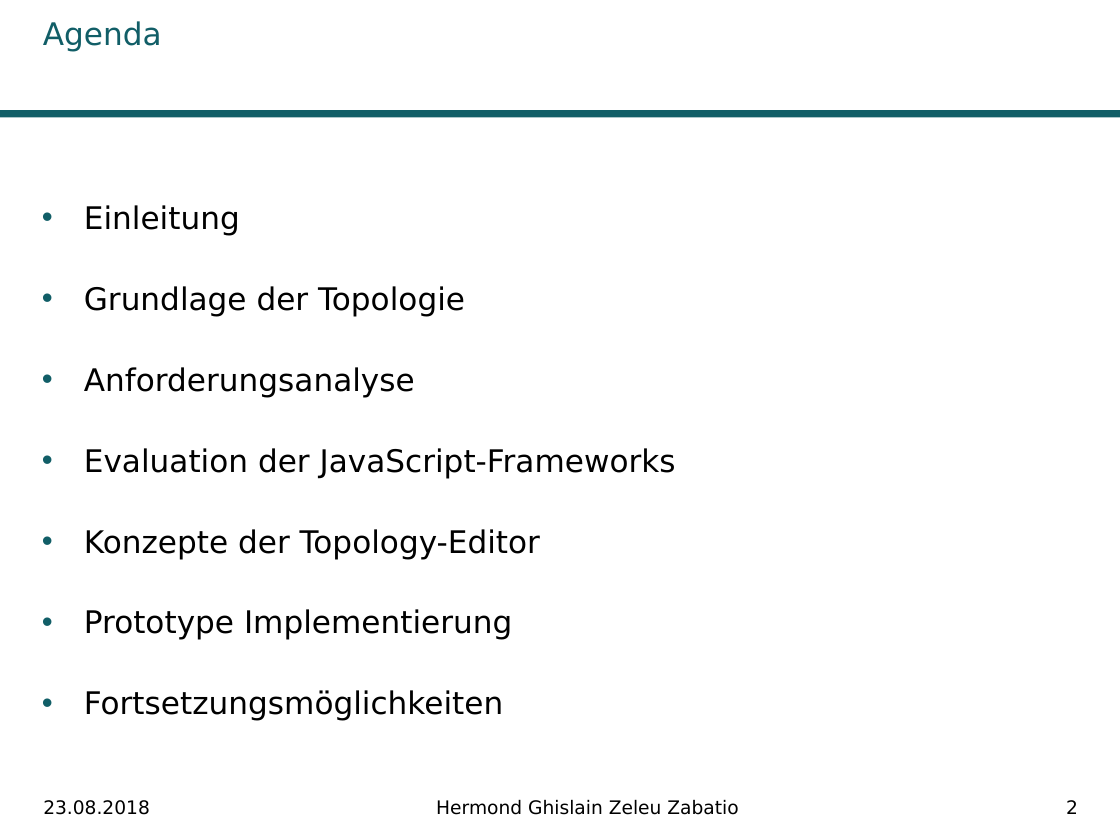
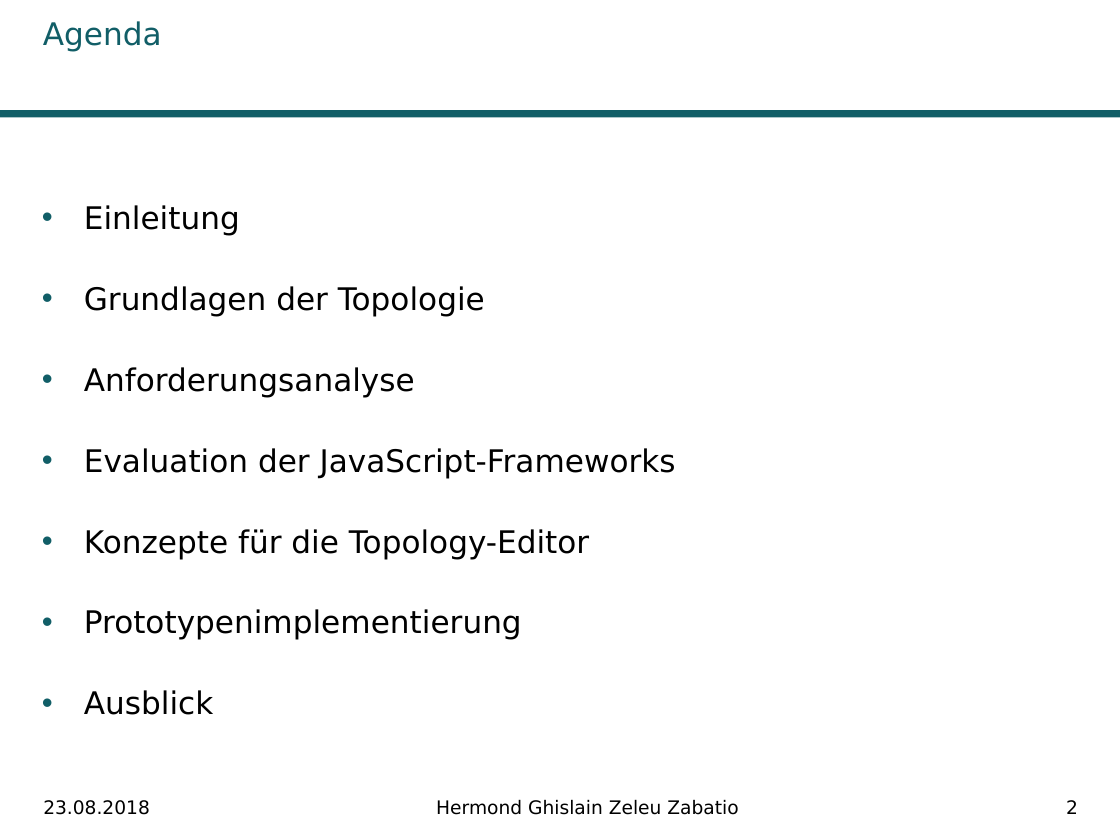
Before and after one commit to Ghislain1/zoe-fb-app, a slide deck: slide 2 of Master-Abschluss.pptx. Drawn at 1120x840 pixels with LibreOffice and Linux fonts; fonts in the diff are those of the drawing; background and template pictures are left out. Boxes give left, top, right and bottom in pixels: in the first picture for what was removed or moved away, otherwise in the second. Text is boxed around its words. In the diff, an @@ line names an element or a change of style, - is before the commit and + after.

```diff
--- a/Master-Abschluss.pptx
+++ b/Master-Abschluss.pptx
@@ text at [84,286,485,316]: text changed @@
-• Grundlage der Topologie
+• Grundlagen der Topologie
@@ text at [84,529,589,715]: text changed @@
-• Konzepte der Topology-Editor
-• Prototype Implementierung
-• Fortsetzungsmöglichkeiten
+• Konzepte für die Topology-Editor
+• Prototypenimplementierung
+• Ausblick
```
Also in this commit, not shown: 14 other slides changed, 1 other file.
